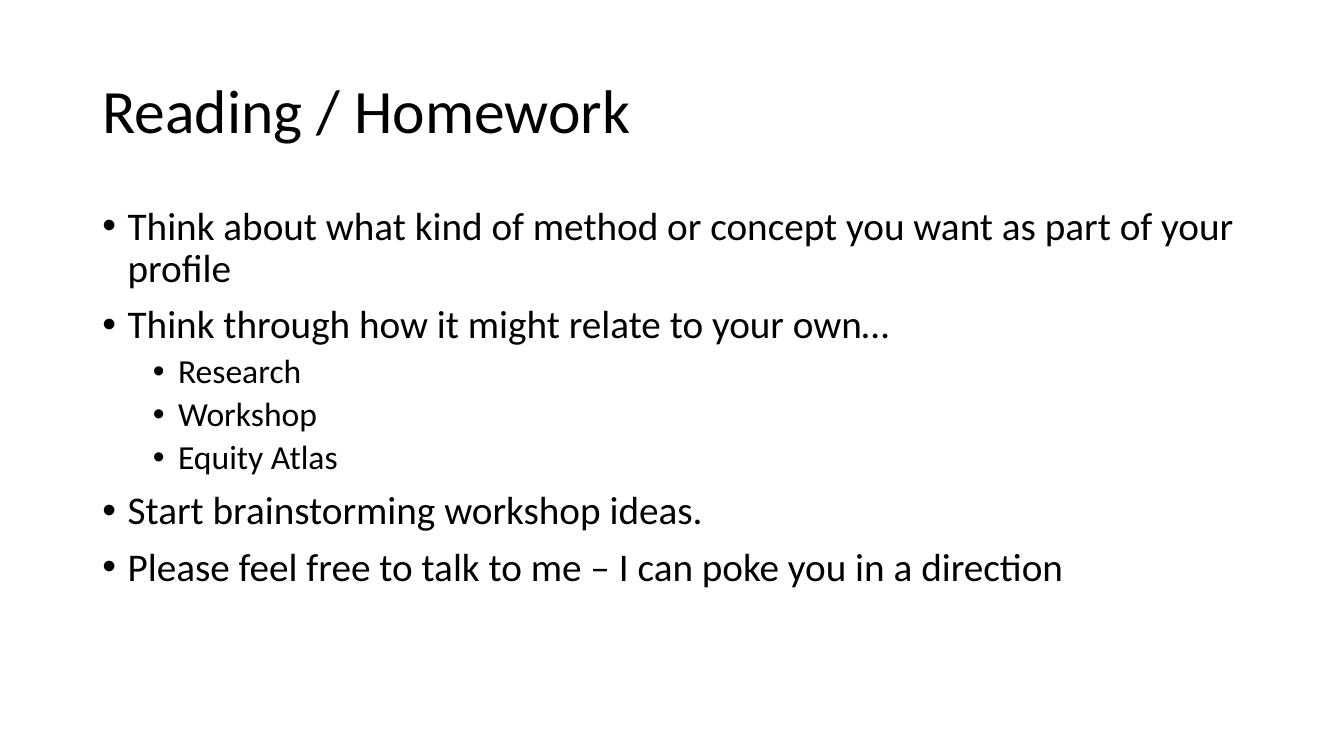
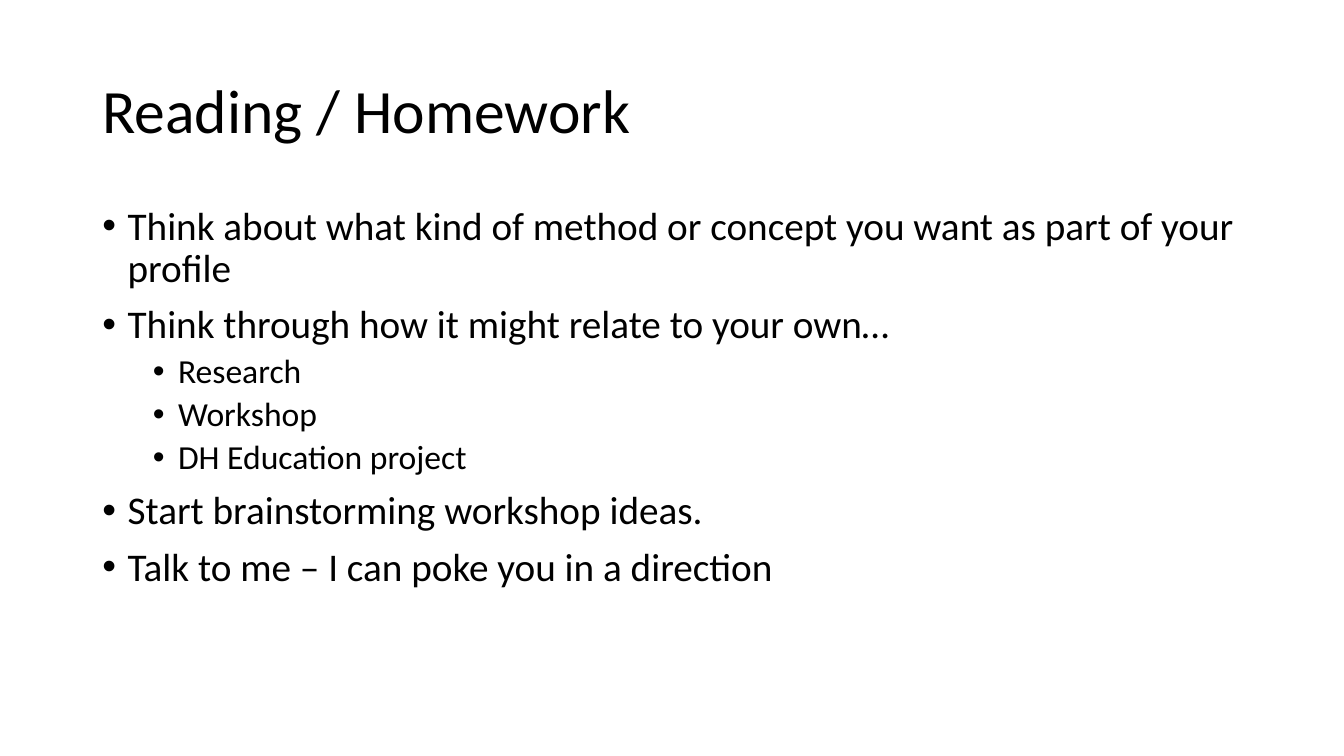
Before and after one commit to scholarslab/praxis, a slide deck: slide 25 of assets/workshop-on-workshops/workshop-on-workshops.pptx. Drawn at 1344x756 pixels with LibreOffice and Linux fonts; fonts in the diff are those of the drawing. Boxes give left, top, right and bottom in pixels: in the first picture for what was removed or moved away, otherwise in the second. Text is boxed around its words. In the diff, an @@ line names an element or a change of style, - is before the commit and + after.

```diff
--- a/assets/workshop-on-workshops/workshop-on-workshops.pptx
+++ b/assets/workshop-on-workshops/workshop-on-workshops.pptx
@@ text at (x1=178, y1=445, x2=467, y2=475): text changed @@
-  • Equity Atlas
+  • DH Education project
@@ text at (x1=128, y1=553, x2=773, y2=588): text changed @@
-• Please feel free to talk to me – I can poke you in a direction
+• Talk to me – I can poke you in a direction
```
Also in this commit, not shown: 5 other slides changed, 1 slide added, 1 other file.
